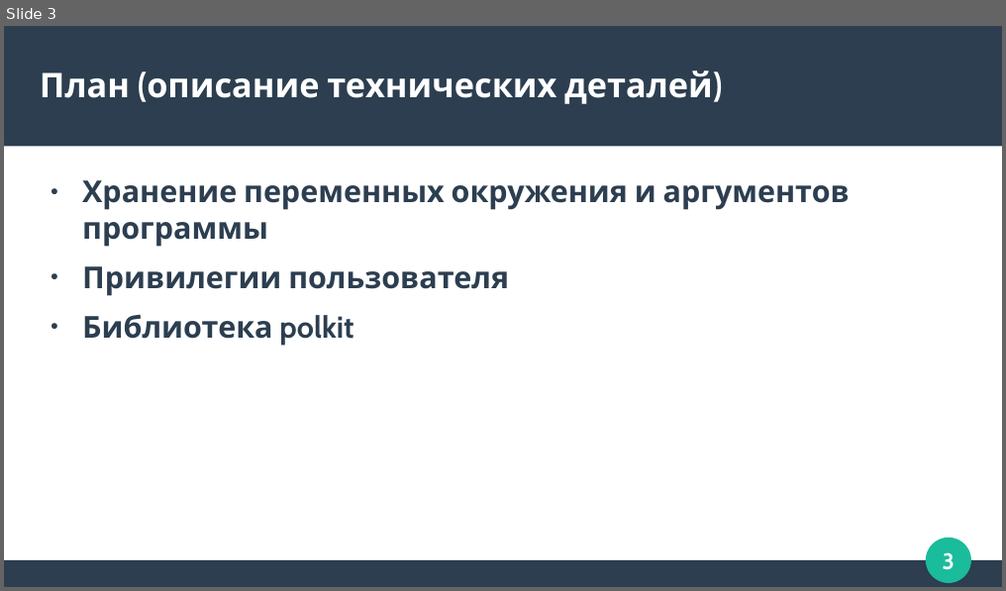
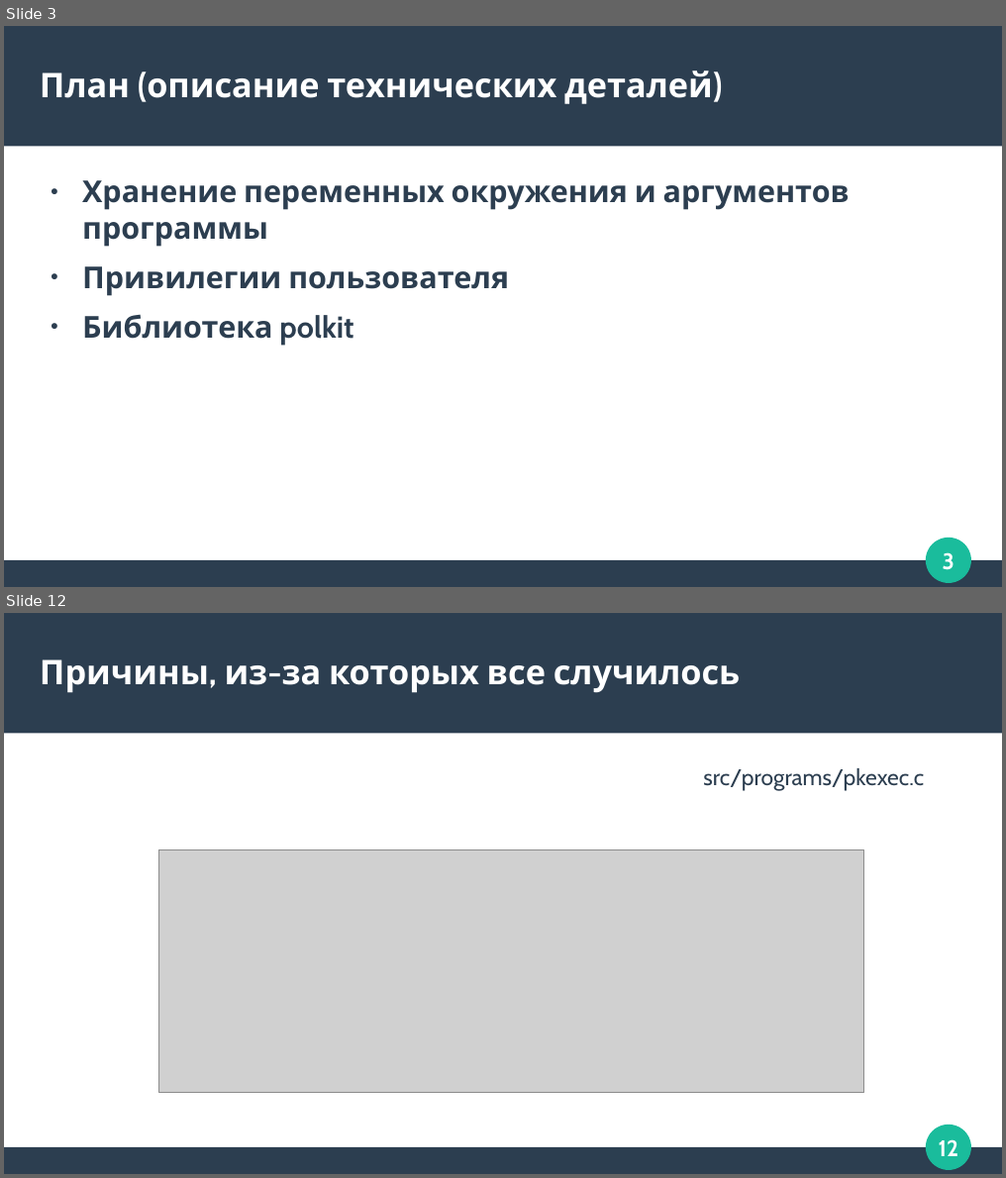
Before and after one commit to zubrailx/university-itmo, a slide deck: Year-3/Computer-architecture/lab-1/presentation.odp. Shown one above the other, each under a label of ours: slide 3 before the commit, slides 3 and 12 after it; the slides between them are not shown. The pictures are 1006x591 and 1006x1178 pixels, drawn with LibreOffice and Linux fonts; fonts in the diff are those of the drawing; grey boxes stand for pictures. Boxes give left, top, right and bottom in pixels: in the first picture for what was removed or moved away, otherwise in the second. Text is boxed around its words. In the diff, an @@ line names an element or a change of style, - is before the commit and + after.

```diff
--- a/Year-3/Computer-architecture/lab-1/presentation.odp
+++ b/Year-3/Computer-architecture/lab-1/presentation.odp
@@ slide 12 added at bbox=[4, 613, 1002, 1174], background #FFFFFF; not listed: 4 template elements that a slide beside it also shows @@
@@ title added at bbox=[40, 660, 741, 693], 27 pt, text #FFFFFF, bold @@
+Причины, из-за которых все случилось
@@ text added at bbox=[703, 768, 924, 791], 18 pt, text #2C3E50 @@
+src/programs/pkexec.c
@@ picture added at bbox=[158, 851, 864, 1093] @@
```
Also in this commit, not shown: 1 slide changed, 25 other slides added, 1 slide removed, 5 other files.
